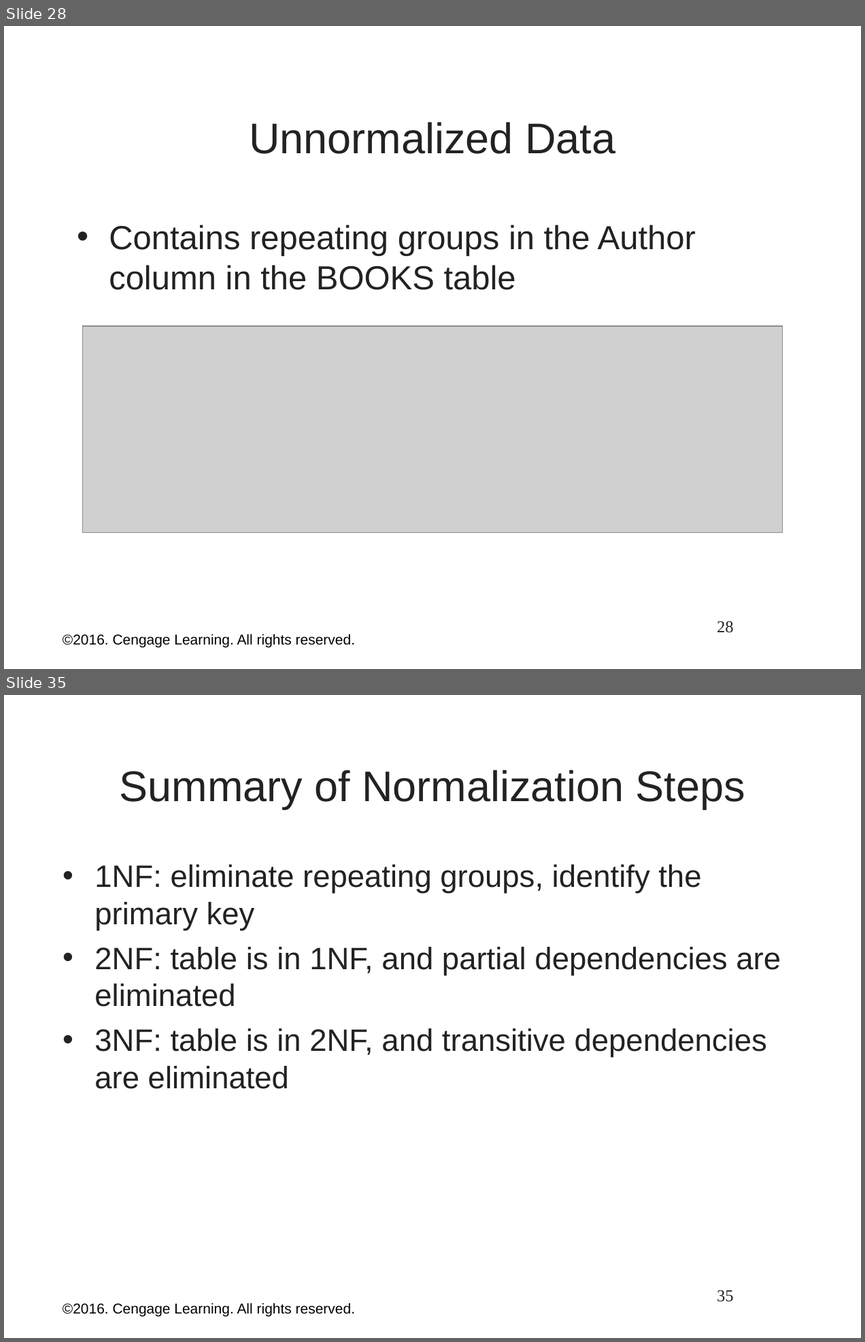
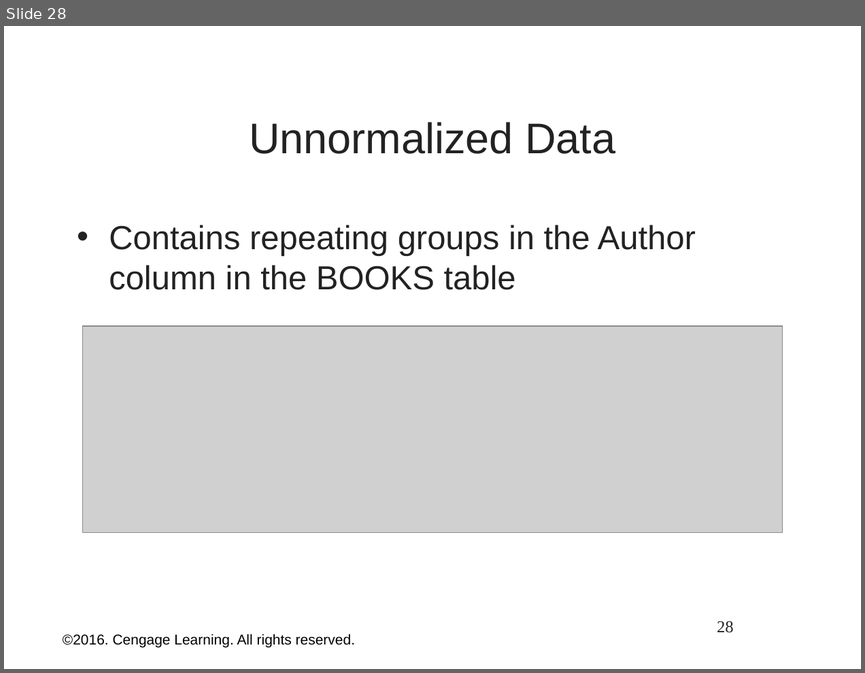
Before and after one commit to nick-cd/dbs201, a slide deck: Notes/1.0 Fundemental of Datases.ppt. Shown one above the other, each under a label of ours: slides 28 and 35 before the commit, slide 28 after it; the slides between them are not shown. The pictures are 865x1342 and 865x673 pixels, drawn with LibreOffice and Linux fonts; fonts in the diff are those of the drawing; grey boxes stand for pictures; background and template pictures are left out. Boxes give left, top, right and bottom in pixels: in the first picture for what was removed or moved away, otherwise in the second. Text is boxed around its words. In the diff, an @@ line names an element or a change of style, - is before the commit and + after.

```diff
--- a/Notes/1.0 Fundemental of Datases.ppt
+++ b/Notes/1.0 Fundemental of Datases.ppt
@@ slide 35 removed at [4, 695, 861, 1338], background picture (left out) @@
@@ title removed at [120, 770, 745, 809] @@
-Summary of Normalization Steps
@@ text removed at [94, 864, 781, 1089] @@
-• 1NF: eliminate repeating groups, identify the primary key
-• 2NF: table is in 1NF, and partial dependencies are eliminated
-• 3NF: table is in 2NF, and transitive dependencies are eliminated
@@ text removed at [62, 1302, 355, 1316] @@
-©2016. Cengage Learning. All rights reserved.
@@ page number removed at [717, 1289, 734, 1302] @@
-35
```
Also in this commit, not shown: 1 slide changed, 15 other slides removed, 7 other files.
